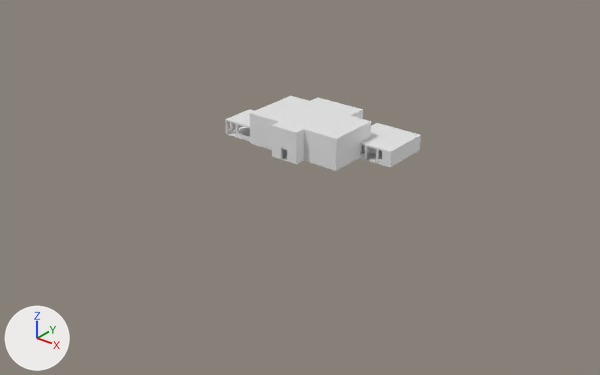
An edit to the Blender file BLENDER/INCEPTION_IDEA/HOUSE.blend, drawn before and after from the same camera.
Before and after are seen from a 50 mm camera at (97.1, -114.3, 68.2) aimed at (1.7, 5.0, -5.8). The lights are fixed; the arrows at lower left show +X, +Y and +Z.

Names of what the first picture shows: 'FLOOR_ONE', 'FLOOR_ONE.001', 'FLOOR_ONE.002', 'FLOOR_ONE.003', 'FLOOR_ONE.005'.
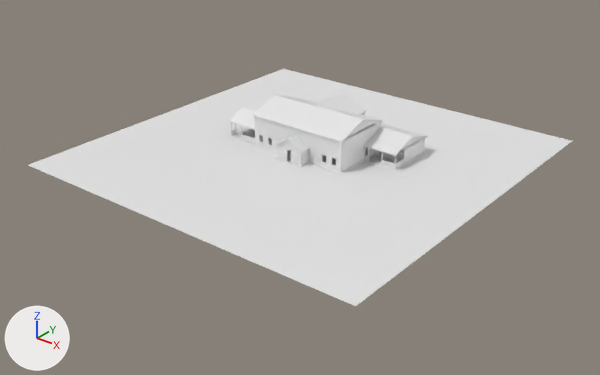
Commit message: house version

Changed parts and their boxes (x1, y1, x2, y2) in the pictures (600 x 375 px; the box of a moved part takes in the faces that stretch with it):
'Plane', added
    after: (28, 69, 572, 306)
'Cube.001', added
    after: (230, 94, 428, 156)
'FLOOR_ONE', reshaped
    before: (225, 121, 421, 171)
    after: (230, 123, 425, 172)
'FLOOR_ONE.002', deleted
    before: (225, 109, 421, 157)
'FLOOR_ONE.004', now drawn
    after: (229, 128, 426, 174)
part 2 of me_plane, moved or reshaped
    before: (225, 121, 233, 134)
    after: (230, 123, 236, 135)
part 3 of me_plane, moved or reshaped
    before: (236, 124, 421, 171)
    after: (241, 126, 425, 172)
part 4 of me_plane_005, built on
    before: (250, 96, 371, 141)
    after: (255, 130, 425, 158)
part 6 of me_plane_002, built on
    before: (228, 127, 382, 165)
    after: (346, 124, 375, 139)

What changed in the scene script:
```text
Change me_plane:
    used by ob_floor_one; location = (0.0, 0.0, 0.0); scale = (2.0, 2.0, 2.0)
    remove me_plane.from_pydata(...)  # 522 vertices, 378 faces; spans x -10.0..8.7, y 1.7..12.5, z 0.0..1.5
    add me_plane.from_pydata(...)  # 448 vertices, 303 faces; spans x -9.4..9.2, y 1.7..12.4, z 0.0..1.5
    me_plane part 1: the loose piece of 32 vertices spanning x -10.0..-9.8, y 6.2..7.1, z 0.0..1.5 is moved by (0.6, 0.0, 0.0)
    me_plane part 2: the loose piece of 32 vertices spanning x -10.0..-9.8, y 3.2..4.1, z 0.0..1.5 is moved by (0.6, 0.0, 0.0)
    me_plane part 3: 1 vertex moved within x 7.7, y 7.0, z 0.5; 439 vertices removed from x -8.5..8.7, y 1.7..12.5, z 0.0..1.5; 365 vertices added at x -7.8..9.2, y 1.7..12.4, z 0.0..1.5
Change me_plane_004:
    used by ob_floor_one_004; location = (0.0, 0.0, 0.0); scale = (2.0, 2.0, 2.0)
    remove me_plane_004.from_pydata(...)  # 18 vertices, 0 faces, 18 loose edges; spans x -10.1..8.8, y 1.6..12.6, z 1.5
    add me_plane_004.from_pydata(...)  # 36 vertices, 20 faces; spans x -9.5..9.4, y 1.6..12.6, z -0.1..0.0
    me_plane_004 part 5: the whole mesh is rebuilt
Change me_plane_005:
    used by ob_floor_one_005; location = (0.0, 0.0, 0.0); scale = (2.0, 2.0, 2.0)
    remove me_plane_005.from_pydata(...)  # 24 vertices, 14 faces; spans x -6.2..5.0, y 1.7..11.1, z 3.2..3.4
    add me_plane_005.from_pydata(...)  # 42 vertices, 24 faces; spans x -5.55..9.25, y 2.95..12.45, z 1.5..1.7
    me_plane_005 part 4: the whole mesh is rebuilt
Change me_plane_002:
    used by ob_floor_one_001; location = (0.0, 0.0, 0.0); scale = (2.0, 2.0, 2.0)
    remove me_plane_002.from_pydata(...)  # 18 vertices, 2 faces; spans x -10.0..8.7, y 1.7..12.5, z 0.0
    add me_plane_002.from_pydata(...)  # 24 vertices, 14 faces; spans x -5.6..5.6, y 3.0..11.1, z 3.2..3.4
    me_plane_002 part 6: the whole mesh is rebuilt
Add me_plane_014:
    me_plane_014.from_pydata([(-1.0, -1.0, -0.01), (1.0, -1.0, -0.01), (-1.0, 1.0, -0.01), (1.0, 1.0, -0.01)], [], [(0, 1, 3, 2)])
Add me_cube_002:
    me_cube_002.from_pydata(...)  # 184 vertices, 118 faces; spans x -18.8..18.8, y 3.2..25.5, z 2.8..9.1
Remove ob_floor_one_002:
    ob_floor_one_002 = bpy.data.objects.new('FLOOR_ONE.002', me_plane_001)
    ob_floor_one_002.location = (0.0, 0.0, 0.0)
    ob_floor_one_002.scale = (2.0, 2.0, 2.0)
Add ob_plane:
    ob_plane = bpy.data.objects.new('Plane', me_plane_014)
    ob_plane.location = (0.0, 10.0, 0.0)
    ob_plane.scale = (40.0, 40.0, 40.0)
Add ob_cube_001:
    ob_cube_001 = bpy.data.objects.new('Cube.001', me_cube_002)
    ob_cube_001.location = (0.0, 0.0, 0.0)
```
